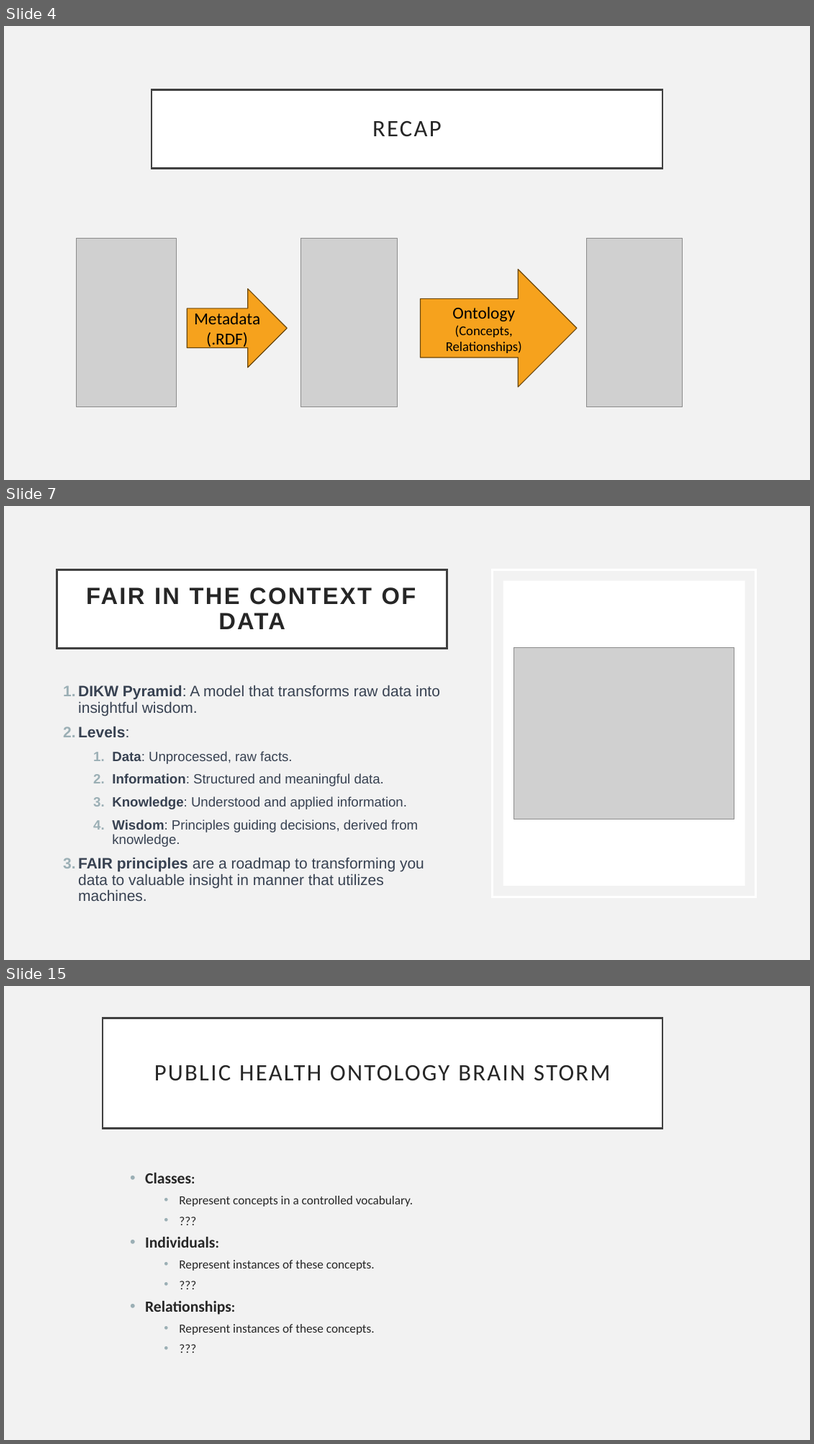
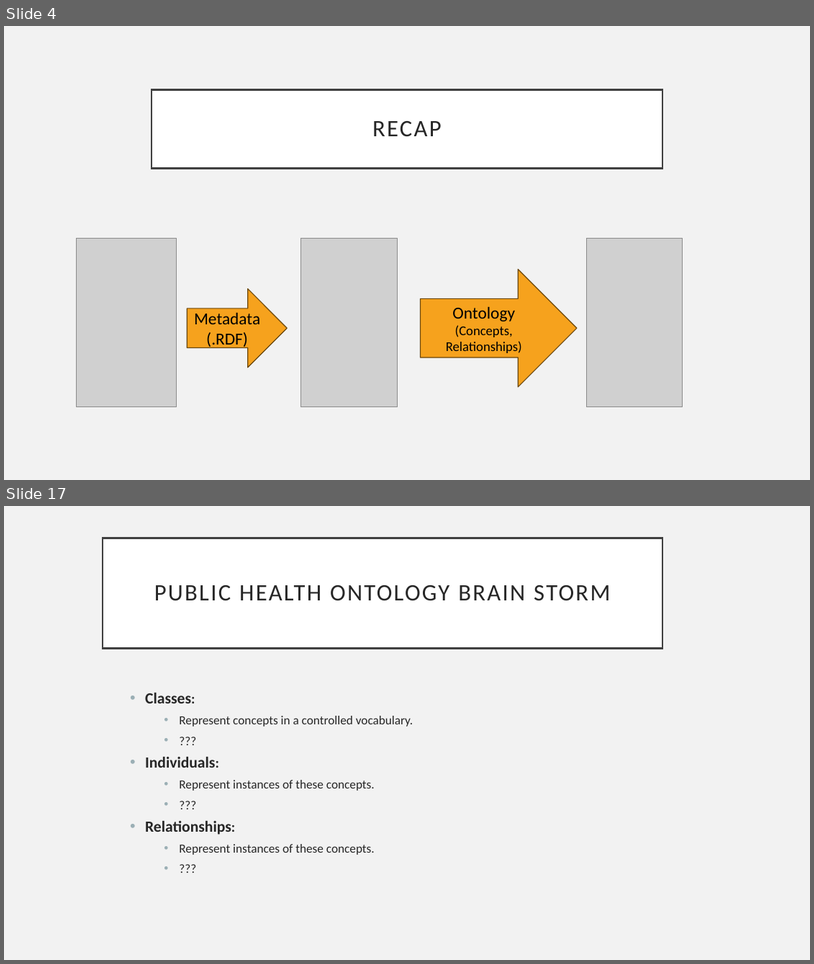
Before and after one commit to Drexel-UHC/si-2023-fair, a slide deck: content/day 4/Day 4 - Practical.pptx. Shown one above the other, each under a label of ours: slides 4, 7 and 15 before the commit, slides 4 and 17 after it; the slides between them are not shown. The pictures are 814x1444 and 814x964 pixels, drawn with LibreOffice and Linux fonts; fonts in the diff are those of the drawing; grey boxes stand for pictures. Boxes give left, top, right and bottom in pixels: in the first picture for what was removed or moved away, otherwise in the second. Text is boxed around its words. In the diff, an @@ line names an element or a change of style, - is before the commit and + after.

```diff
--- a/content/day 4/Day 4 - Practical.pptx
+++ b/content/day 4/Day 4 - Practical.pptx
@@ slide 7 removed at (4, 506, 810, 960), background #F2F2F2 @@
@@ title removed at (57, 569, 448, 648) @@
-FAIR IN THE CONTEXT OF DATA
@@ rectangle removed at (493, 569, 756, 896) @@
@@ rectangle removed at (504, 580, 746, 885) @@
@@ picture removed at (514, 647, 735, 818) @@
@@ text removed at (78, 685, 440, 901) @@
-1. DIKW Pyramid: A model that transforms raw data into insightful wisdom.
-2. Levels:
-  1. Data: Unprocessed, raw facts.
-  2. Information: Structured and meaningful data.
-  3. Knowledge: Understood and applied information.
-  4. Wisdom: Principles guiding decisions, derived from knowledge.
-3. FAIR principles are a roadmap to transforming you data to valuable insight in manner that utilizes machines.
@@ what was slide 15 is now slide 17 @@
```
Also in this commit, not shown: 4 slides changed, 11 slides added, 7 other slides removed, 3 other files.
